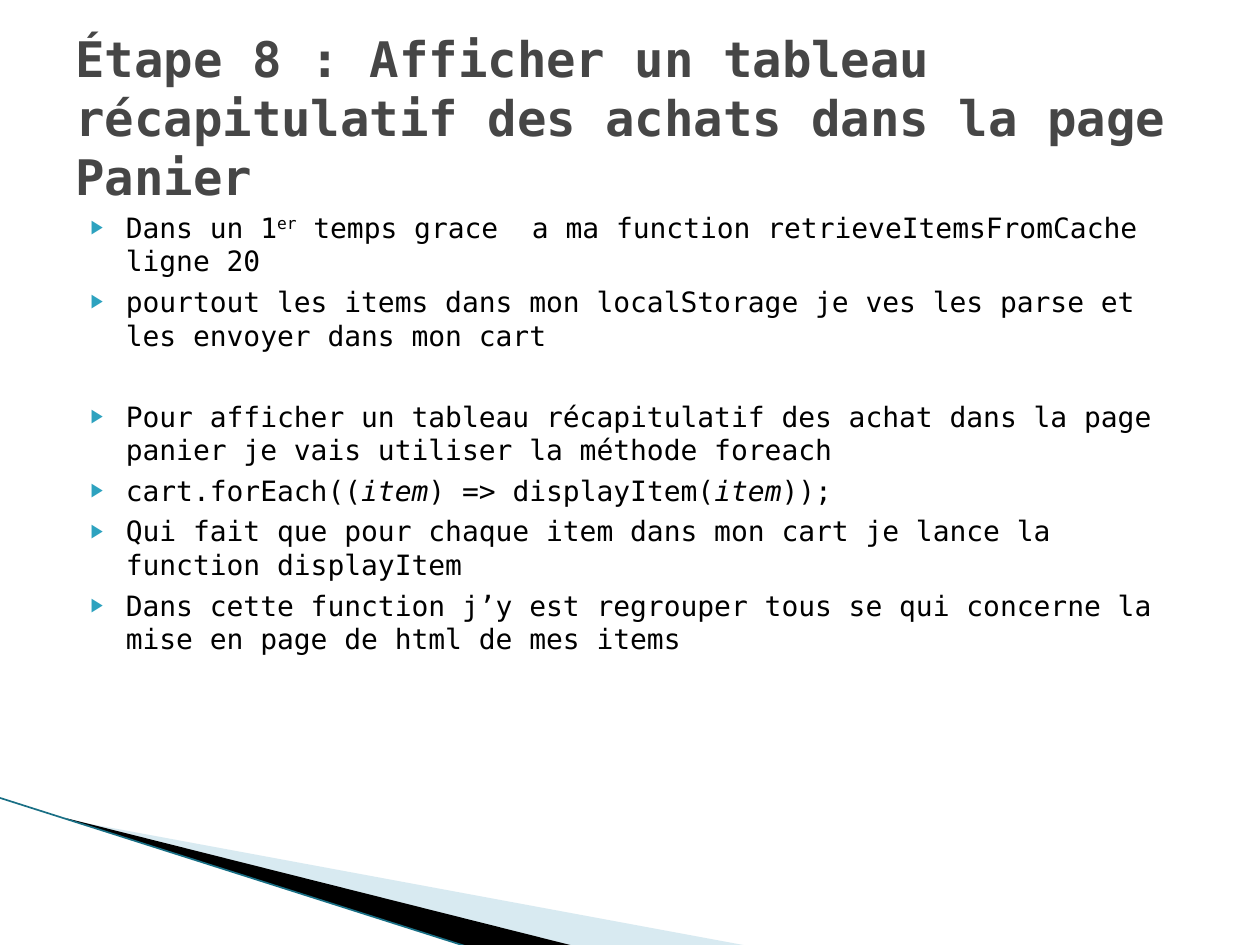
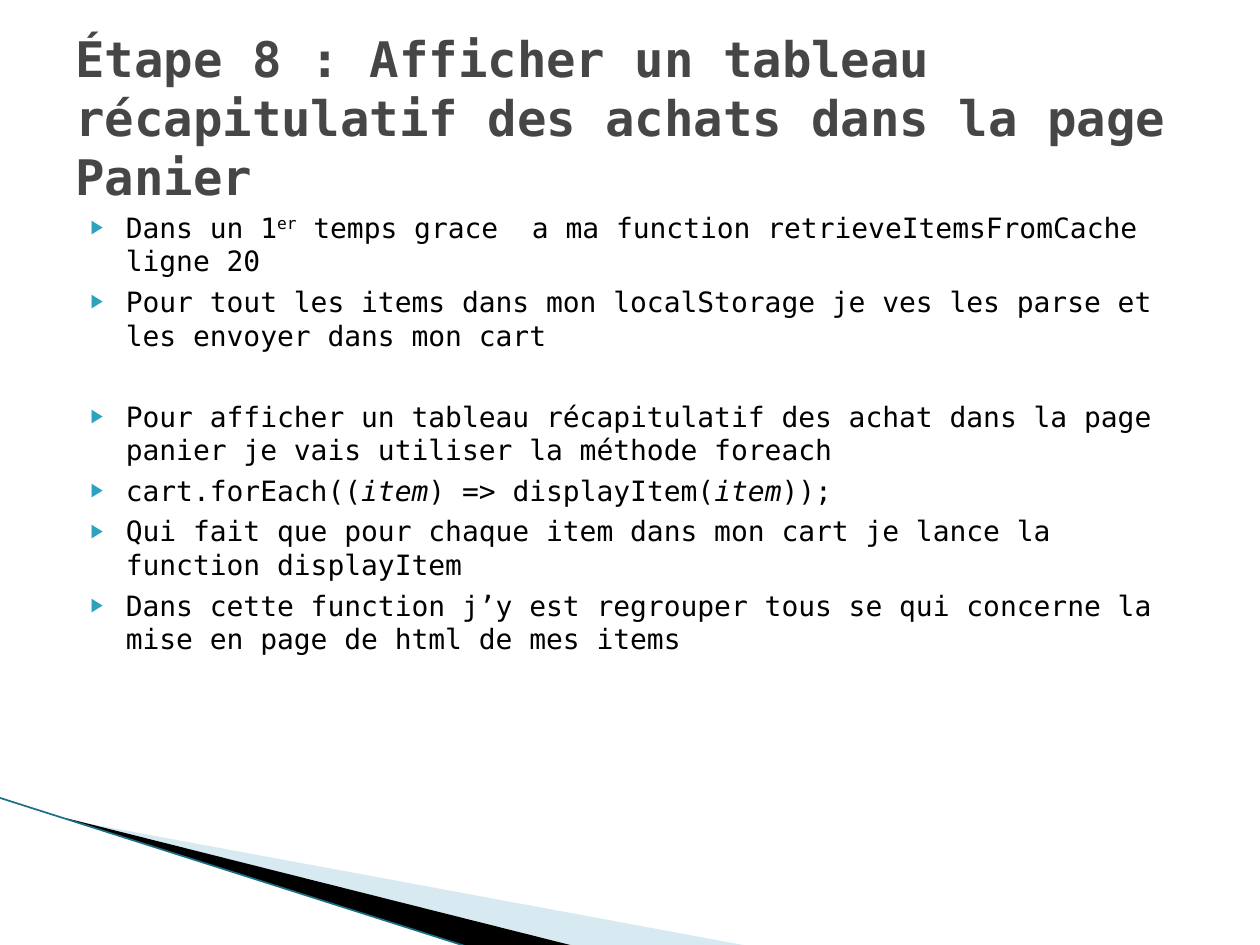
Before and after one commit to gwenaelgressier/GwenaelGressier_05_04042022, a slide deck: slide 10 of Nouveau Présentation Microsoft Office PowerPoint.pptx. Drawn at 1260x945 pixels with LibreOffice and Linux fonts; fonts in the diff are those of the drawing; background and template pictures are left out. Boxes give left, top, right and bottom in pixels: in the first picture for what was removed or moved away, otherwise in the second. Text is boxed around its words. In the diff, an @@ line names an element or a change of style, - is before the commit and + after.

```diff
--- a/Nouveau Présentation Microsoft Office PowerPoint.pptx
+++ b/Nouveau Présentation Microsoft Office PowerPoint.pptx
@@ text at bbox=[126, 290, 1152, 352]: text changed @@
-▶ pourtout les items dans mon localStorage je ves les parse et les envoyer dans mon cart
+▶ Pour tout les items dans mon localStorage je ves les parse et les envoyer dans mon cart
```
Also in this commit, not shown: 4 other slides changed, 3 other files.
